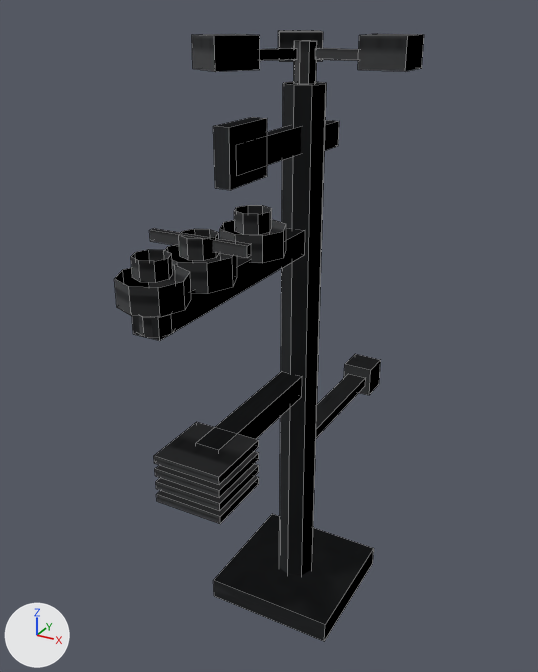
A saved change to the OBJ model src/main/resources/assets/electricity/models/met_mast/met_mast.obj.
Both versions are drawn from a camera (50 mm lens) standing at (0.528, -1.072, 1.064) and looking at (-0.029, -0.061, 0.558). The lights are fixed; the arrows at lower left show +X, +Y and +Z. The first picture is the older version. Mesh edges are drawn as thin lines. Where no turn or scale is listed for an object, it has been applied to the vertices.

In view in the first picture: 'albedometer', 'boom', 'diffuse', 'mast', 'pyranometer', 'rotate_cups', 'rotate_vane', 'shield', 'snow'.
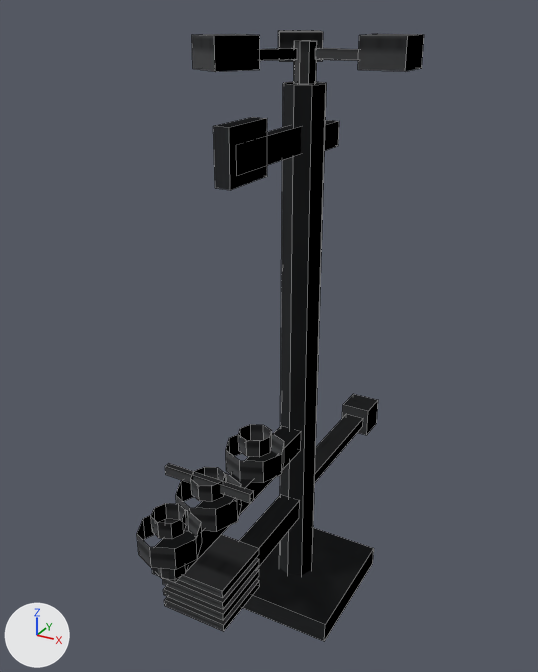
Pixel boxes [x1, y1, x2, y2] of what changed, in the pictures (538 x 672 px; the box of a moved part takes in the faces that stretch with it):
'shield', moved
    before: [154, 422, 259, 524]
    after: [163, 534, 260, 632]
'boom', reshaped (14% narrower, 29% shorter)
    before: [132, 228, 305, 451]
    after: [152, 426, 301, 583]
'albedometer', moved
    before: [114, 249, 191, 337]
    after: [137, 503, 202, 579]
'diffuse', moved
    before: [150, 228, 251, 294]
    after: [165, 463, 254, 532]
'pyranometer', moved
    before: [220, 205, 286, 263]
    after: [226, 424, 284, 483]
'snow', moved
    before: [316, 354, 381, 438]
    after: [315, 394, 378, 482]
part 2 of me_boom, moved or reshaped
    before: [132, 228, 305, 341]
    after: [152, 426, 301, 583]
part 3 of me_boom, moved or reshaped
    before: [196, 372, 302, 451]
    after: [239, 495, 300, 569]

What the commit changed:
me_albedometer is used by ob_albedometer; location (0.0, 0.0, 0.0).
me_albedometer had 48 vertices, 24 faces and spanned x -0.045..0.045, y -0.445..-0.355, z 0.702..0.798.
me_albedometer now has 48 vertices, 24 faces and spans x -0.045..0.045, y -0.445..-0.355, z 0.332..0.428.
me_albedometer part 1: the whole mesh is moved by (0.0, 0.0, -0.37).
me_boom is used by ob_boom; location (0.0, 0.0, 0.0).
me_boom had 16 vertices, 12 faces and spanned x -0.02..0.02, y -0.42..-0.03, z 0.44..0.74.
me_boom now has 16 vertices, 12 faces and spans x -0.02..0.02, y -0.42..-0.03, z 0.18..0.37.
me_boom part 2: the loose piece of 8 vertices spanning x -0.02..0.02, y -0.42..-0.03, z 0.7..0.74 is moved by (0.0, 0.0, -0.37).
me_boom part 3: the loose piece of 8 vertices spanning x -0.02..0.02, y -0.3..-0.03, z 0.44..0.48 is moved by (0.0, 0.0, -0.26).
me_diffuse is used by ob_diffuse; location (0.0, 0.0, 0.0).
me_diffuse had 40 vertices, 22 faces and spanned x -0.075..0.075, y -0.35..-0.25, z 0.735..0.799.
me_diffuse now has 40 vertices, 22 faces and spans x -0.075..0.075, y -0.35..-0.25, z 0.365..0.429.
me_diffuse part 4: the whole mesh is moved by (0.0, 0.0, -0.37).
me_pyranometer is used by ob_pyranometer; location (0.0, 0.0, 0.0).
me_pyranometer had 32 vertices, 16 faces and spanned x -0.05..0.05, y -0.21..-0.11, z 0.735..0.8.
me_pyranometer now has 32 vertices, 16 faces and spans x -0.05..0.05, y -0.21..-0.11, z 0.365..0.43.
me_pyranometer part 5: the whole mesh is moved by (0.0, 0.0, -0.37).
me_shield is used by ob_shield; location (0.0, 0.0, 0.0).
me_shield had 32 vertices, 24 faces and spanned x -0.055..0.055, y -0.355..-0.245, z 0.4..0.478.
me_shield now has 32 vertices, 24 faces and spans x -0.055..0.055, y -0.355..-0.245, z 0.2..0.278.
me_shield part 6: the whole mesh is moved by (0.0, 0.0, -0.2).
me_snow is used by ob_snow; location (0.0, 0.0, 0.0).
me_snow had 16 vertices, 12 faces and spanned x -0.03..0.03, y 0.0..0.34, z 0.3..0.36.
me_snow now has 16 vertices, 12 faces and spans x -0.03..0.03, y 0.0..0.34, z 0.2..0.26.
me_snow part 7: the whole mesh is moved by (0.0, 0.0, -0.1).
